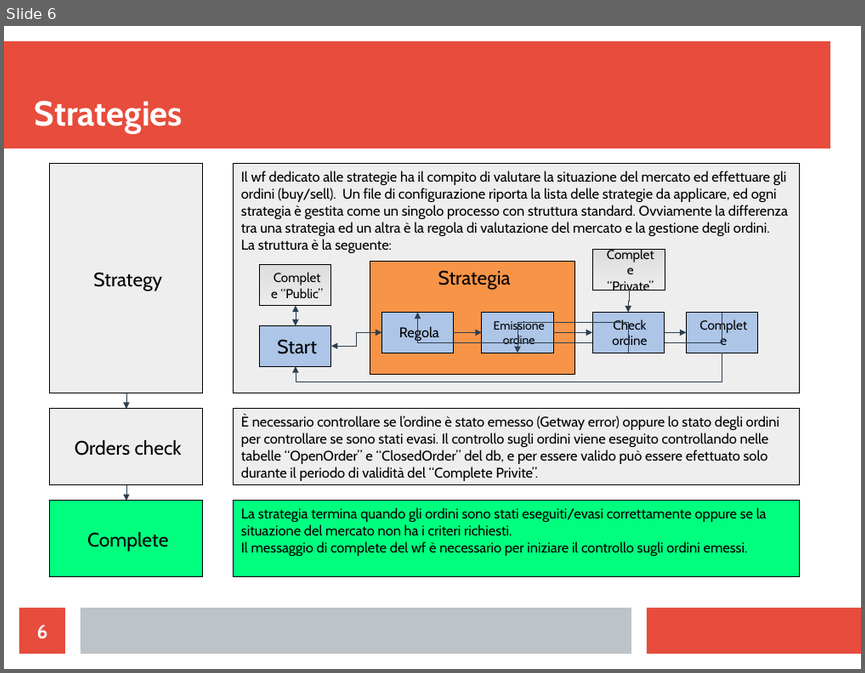
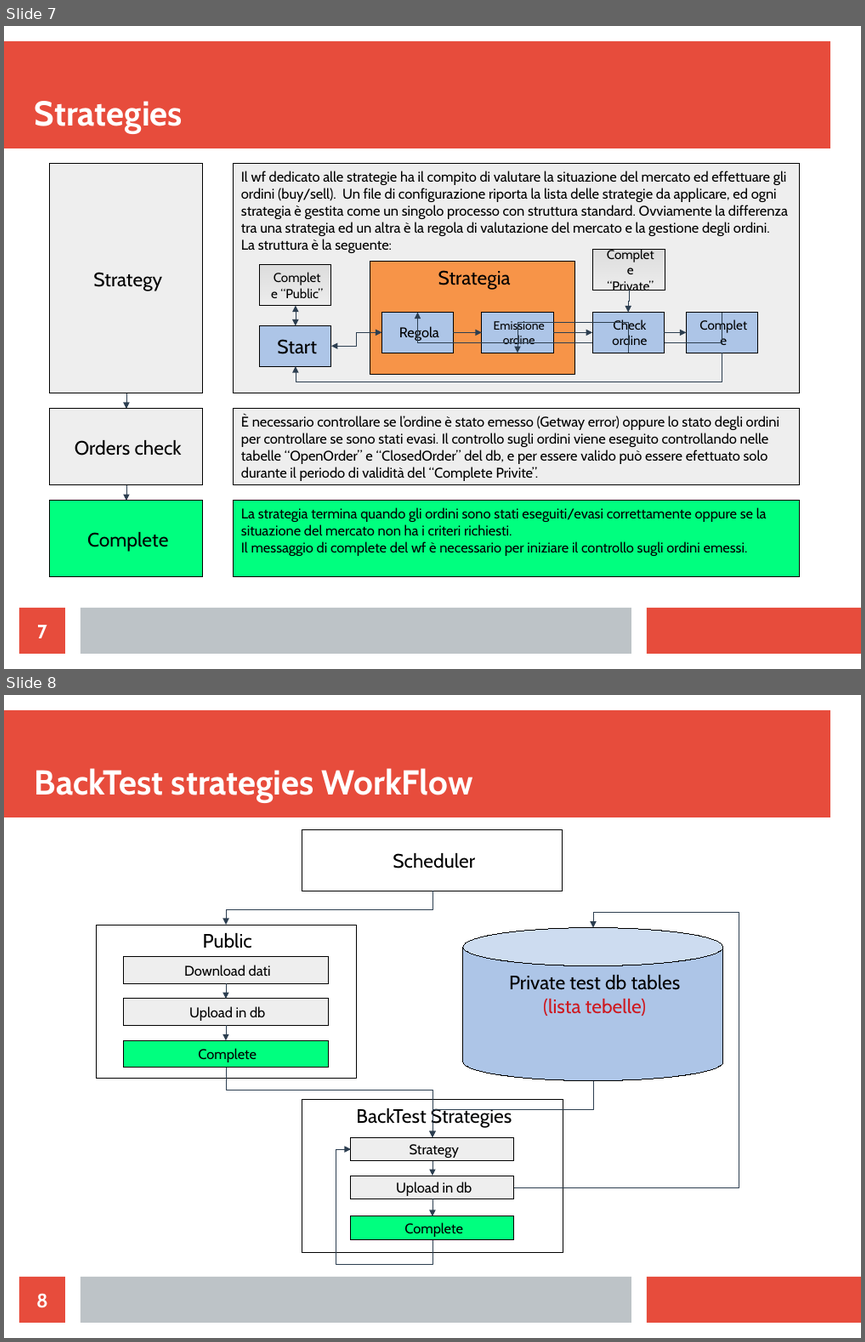
Before and after one commit to joker1618/CryptoTrading, a slide deck: files/Crypto Engine.odp. Shown one above the other, each under a label of ours: slide 6 before the commit, slides 7 and 8 after it. The pictures are 865x673 and 865x1342 pixels, drawn with LibreOffice and Linux fonts; fonts in the diff are those of the drawing. Boxes give left, top, right and bottom in pixels: in the first picture for what was removed or moved away, otherwise in the second. Text is boxed around its words. In the diff, an @@ line names an element or a change of style, - is before the commit and + after.

```diff
--- a/files/Crypto Engine.odp
+++ b/files/Crypto Engine.odp
@@ slide 8 added at (4,695,861,1338), background #FFFFFF; not listed: 3 template elements that a slide beside it also shows @@
@@ title added at (35,768,473,803), 32 pt, text #FFFFFF, bold @@
+BackTest strategies WorkFlow
@@ rectangle added at (302,829,563,891), fill #FFFFFF, outline #000000 0 pt, 18 pt, text #000000 @@
+Scheduler
@@ elbow arrow added from (432, 891) to (226, 925), #2C3E50 0.51 pt @@
@@ elbow arrow added from (514, 1187) to (593, 927), #2C3E50 0.51 pt @@
@@ rectangle added at (96,925,356,1077), fill #FFFFFF, outline #000000 0.51 pt, 18 pt, text #000000 @@
+Public
@@ cylinder added at (464,927,724,1081), fill #ADC5E7, outline #000000 0 pt, 18 pt, text #000000 @@
+Private test db tables
+(lista tebelle)
@@ rectangle added at (123,957,328,984), fill #EEEEEE, outline #000000 0 pt, 13 pt, text #000000 @@
+Download dati
@@ rectangle added at (123,998,328,1026), fill #EEEEEE, outline #000000 0 pt, 13 pt, text #000000 @@
+Upload in db
@@ elbow arrow added from (226, 983) to (226, 998), #2C3E50 0.51 pt @@
@@ elbow arrow added from (226, 1026) to (226, 1040), #2C3E50 0.51 pt @@
@@ rectangle added at (123,1040,328,1067), fill #00FF7F, outline #000000 0 pt, 13 pt, text #000000 @@
+Complete
@@ elbow arrow added from (226, 1067) to (432, 1137), #2C3E50 0.51 pt @@
@@ rectangle added at (302,1100,563,1253), fill #FFFFFF, outline #000000 0 pt, 18 pt, text #000000 @@
+BackTest Strategies
@@ elbow arrow added from (593, 1081) to (432, 1137), #2C3E50 0.51 pt @@
@@ elbow arrow added from (432, 1239) to (351, 1149), #2C3E50 0.51 pt @@
@@ rectangle added at (351,1137,514,1161), fill #EEEEEE, outline #000000 0 pt, 13 pt, text #000000 @@
+Strategy
@@ rectangle added at (351,1175,514,1199), fill #EEEEEE, outline #000000 0 pt, 13 pt, text #000000 @@
+Upload in db
@@ elbow arrow added from (432, 1161) to (432, 1175), #2C3E50 0.51 pt @@
@@ elbow arrow added from (432, 1199) to (432, 1216), #2C3E50 0.51 pt @@
@@ rectangle added at (351,1216,514,1239), fill #00FF7F, outline #000000 0 pt, 13 pt, text #000000 @@
+Complete
@@ page number added at (19,1276,65,1322), fill #E74C3C, 18 pt, text #FFFFFF, bold @@
+8
@@ what was slide 6 is now slide 7 @@
@@ page number at (37,624,47,638): text changed @@
-6
+7
```
Also in this commit, not shown: 1 slide changed, 1 other slide added.
